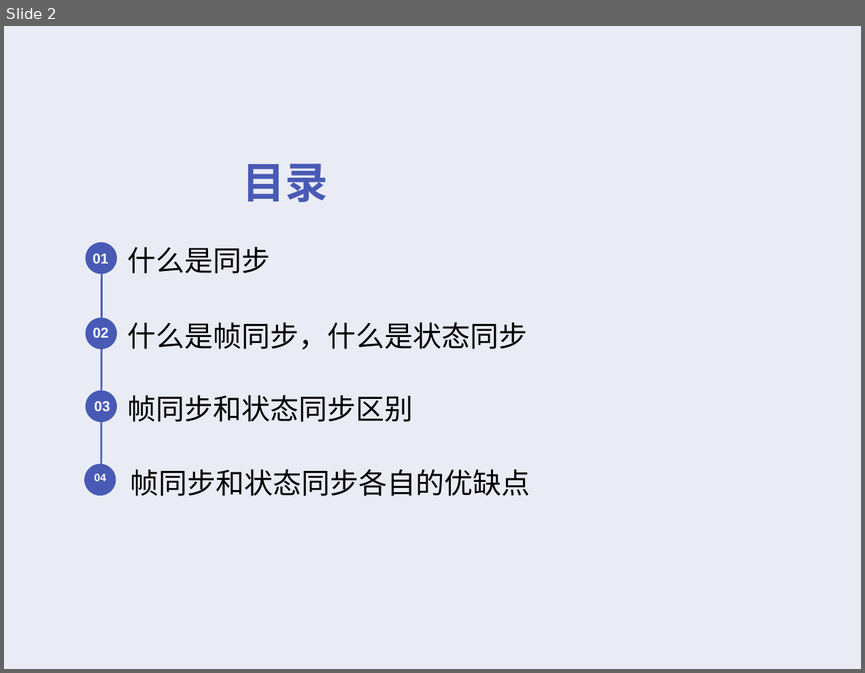
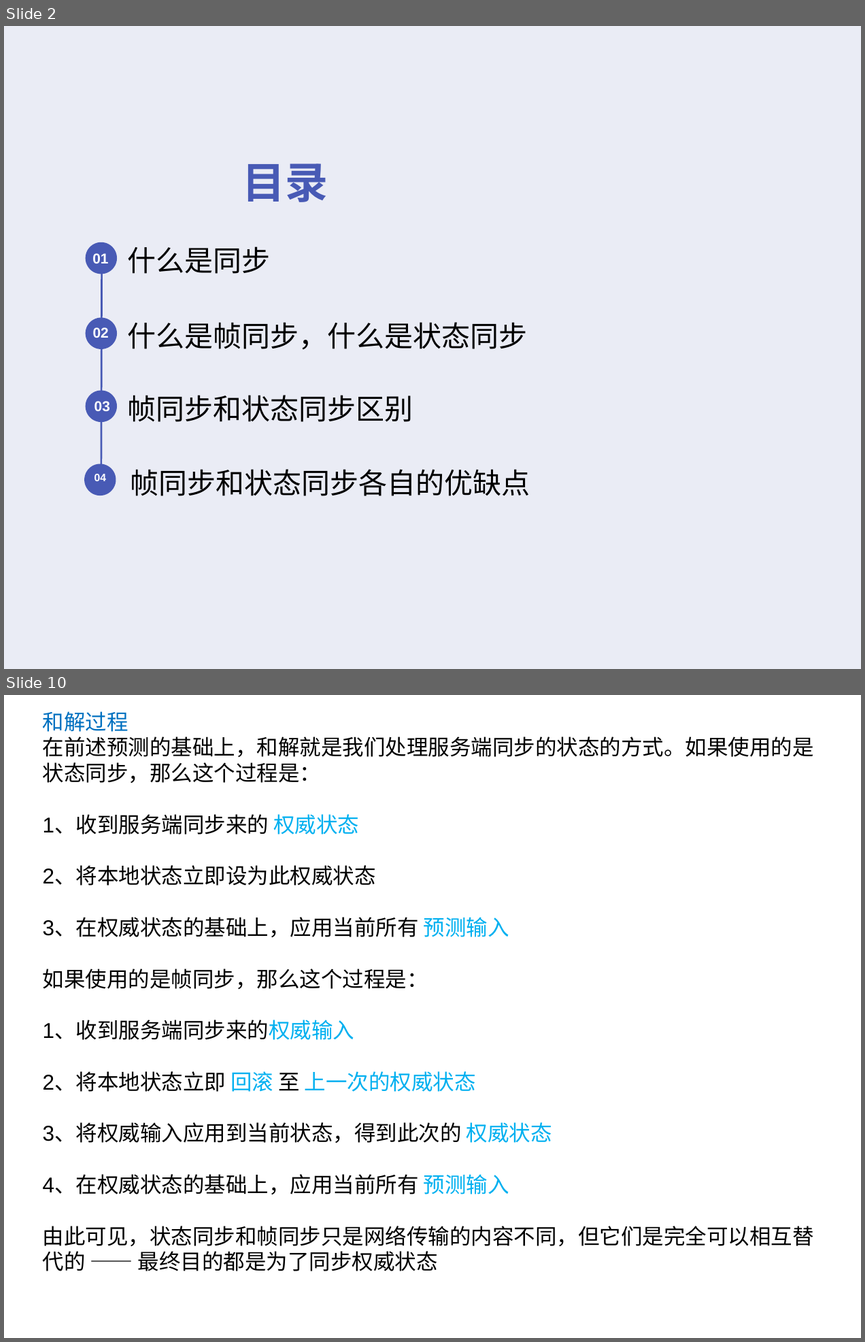
Before and after one commit to cyk88888888/LockStep-StateSynchronization, a slide deck: 浅析帧同步和状态同步.ppt. Shown one above the other, each under a label of ours: slide 2 before the commit, slides 2 and 10 after it; the slides between them are not shown. The pictures are 865x673 and 865x1342 pixels, drawn with LibreOffice and Linux fonts; fonts in the diff are those of the drawing; background and template pictures are left out. Boxes give left, top, right and bottom in pixels: in the first picture for what was removed or moved away, otherwise in the second. Text is boxed around its words. In the diff, an @@ line names an element or a change of style, - is before the commit and + after.

```diff
--- a/浅析帧同步和状态同步.ppt
+++ b/浅析帧同步和状态同步.ppt
@@ slide 10 added at (x1=4, y1=695, x2=861, y2=1338), background #FFFFFF @@
@@ text added at (x1=43, y1=711, x2=814, y2=1271), 18 pt, text #000000 @@
+和解过程
+在前述预测的基础上，和解就是我们处理服务端同步的状态的方式。如果使用的是状态同步，那么这个过程是：
+1、收到服务端同步来的 权威状态
+2、将本地状态立即设为此权威状态
+3、在权威状态的基础上，应用当前所有 预测输入
+如果使用的是帧同步，那么这个过程是：
+1、收到服务端同步来的权威输入
+2、将本地状态立即 回滚 至 上一次的权威状态
+3、将权威输入应用到当前状态，得到此次的 权威状态
+4、在权威状态的基础上，应用当前所有 预测输入
+由此可见，状态同步和帧同步只是网络传输的内容不同，但它们是完全可以相互替代的 —— 最终目的都是为了同步权威状态
```
Also in this commit, not shown: 4 slides changed, 10 other slides added, 8 slides removed, 8 other files.
